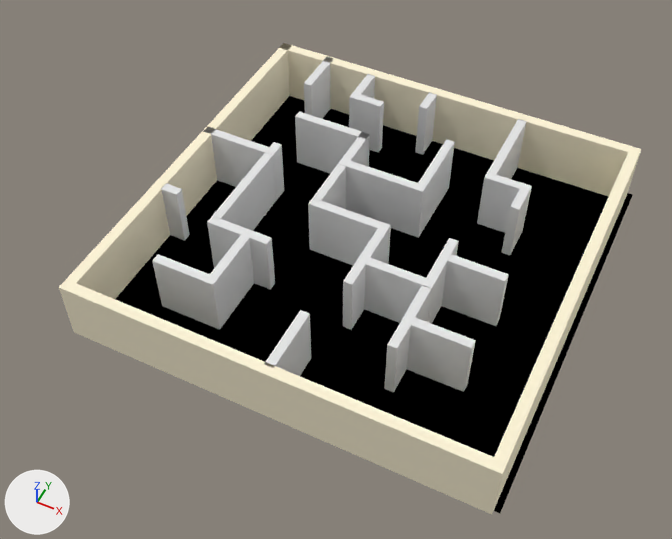
Before and after pictures for a commit that changed the Blender file enviroment/boxes.blend.
One viewpoint serves both versions: a camera (50 mm lens) standing at (31.9, -64.3, 74.9) and looking at (2.0, -4.5, 0.3). Lighting does not change. The marker at lower left points along +X, +Y and +Z.
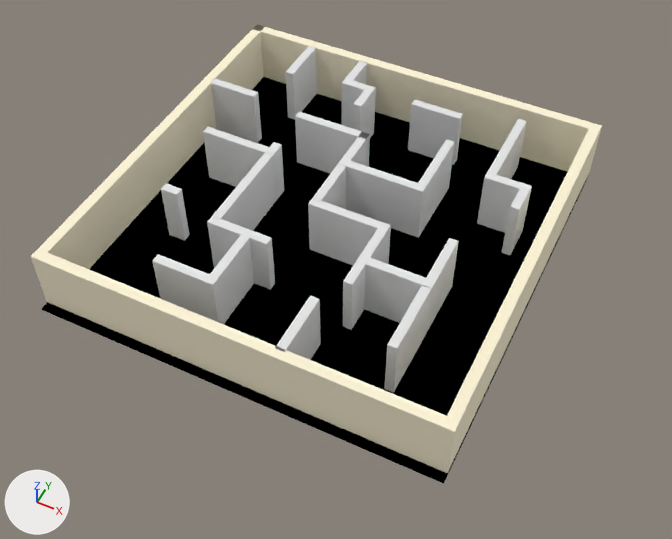
Commit message: Simulation's map

Changed parts and their boxes (x1, y1, x2, y2) in the pictures (672 x 539 px):
'Plane', moved
    before: (59, 43, 641, 514)
    after: (30, 25, 602, 473)
'Plane.001', moved
    before: (115, 96, 633, 513)
    after: (41, 77, 588, 484)
'Plane.025', moved
    before: (407, 318, 476, 392)
    after: (211, 78, 262, 143)
'Plane.006', moved
    before: (442, 254, 509, 326)
    after: (408, 100, 463, 165)
'Plane.011', moved
    before: (304, 57, 334, 119)
    after: (286, 46, 317, 120)
'Plane.008', moved
    before: (349, 74, 384, 152)
    after: (341, 61, 376, 137)

What changed in the scene script:
```text
Change ob_plane:
    ob_plane.location: (-17.5, 20.5, 0.0) -> (-22.5, 22.5, 0.0)
Change ob_plane_001:
    ob_plane_001.location: (5.0, -1.0, 0.0) -> (-0.5, -0.5, 0.0)
Change ob_plane_008:
    ob_plane_008.location: (-5.5, 19.5, 0.0) -> (-7.5, 21.5, 0.0)
Change ob_plane_011:
    ob_plane_011.location: (-11.5, 20.5, 0.0) -> (-14.5, 21.5, 0.0)
Change ob_plane_006:
    ob_plane_006.location: (15.0, -3.5, 0.0) -> (2.0, 17.5, 0.0)
Change ob_plane_025:
    ob_plane_025.location: (15.0, -12.5, 0.0) -> (-21.0, 10.5, 0.0)
```
